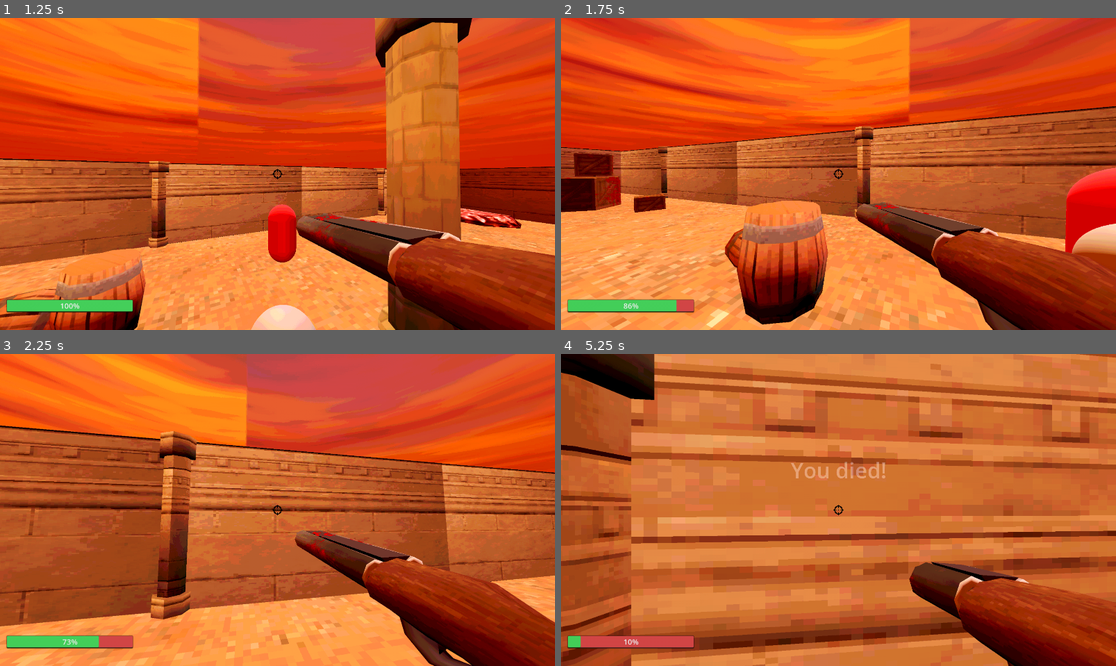
Above: before the commit, frames 1-4 (two rows, left to right).
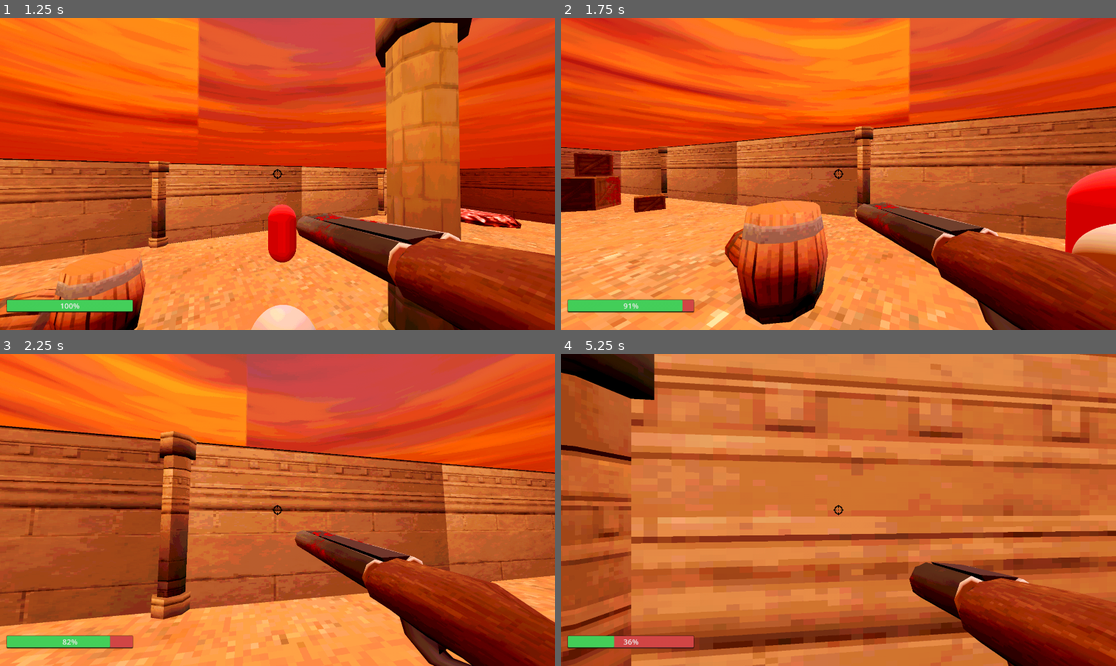
Above: after the commit, the same moments.

Repository: dalton-f/bloodsport
Game: Godot game, scene res://Entities/World/World.tscn
The game is run twice, just before and just after one commit, with the same random seed, the same clock (stepped at 60 frames per second) and the same inputs.
Inputs (mouse positions are in pixels of both pictures, inside the frame that each line leads up to):
- Up to frame 1 (1.25 s): move the mouse to (305, 174) at 0.52 s; press the mouse at (305, 174) at 0.53 s; hold W (up) from 0.53 s (still down); tap Space (jump) at 0.77 s
- Up to frame 2 (1.75 s): keep holding W (up); move the mouse to (810, 174) at 1.27 s; release the mouse at (810, 174) at 1.28 s; click (810, 174) at 1.35 s; tap Space (jump) at 1.52 s
- Up to frame 3 (2.25 s): keep holding W (up); move the mouse to (288, 503) at 2.02 s; hold Shift (sprint) from 2.03 s (still down)
- Up to frame 4 (5.25 s): keep holding W (up); click (849, 503) at 2.3 s; move the mouse to (832, 516) at 2.77 s; release Shift (sprint) at 2.78 s; click (832, 516) at 2.85 s; tap Space (jump) at 3.02, 3.77, 4.52 s; move the mouse to (877, 513) at 3.52 s; press the mouse at (877, 513) at 3.53 s; move the mouse to (794, 506) at 4.27 s; release the mouse at (794, 506) at 4.28 s; tap Shift (sprint) at 4.35 s; click (794, 506) at 4.55 s; move the mouse to (844, 510) at 5.02 s; press the mouse at (844, 510) at 5.03 s

Frame 1 is identical in both runs. In frame 2, less than 0.1% of the frame differs, in the area x 11-22%, y 90-95%; in frame 3, 0.1%; in frame 4, 0.6%, in the area x 3-59%, y 34-95%.

Commit message:
Damage indicators

Diff:
--- a/Entities/Components/HealthComponent/HealthComponent.gd
+++ b/Entities/Components/HealthComponent/HealthComponent.gd
@@ -15,10 +15,12 @@
 
 var _regeneration_timer: float = 0.0
 var _can_regenerate: bool = true
+var _regen_accumulator: float = 0.0
 
 signal health_changed(new_health: int)
 signal died
-signal damage_taken
+signal damage_taken(amount: int)
+signal healed(amount: float)
 
 func _ready() -> void:
 	current_health = max_health
@@ -36,9 +38,10 @@
 
 	if _can_regenerate and current_health < max_health:
 		current_health = min(current_health + natural_regeneration_rate * delta, max_health)
+
 		emit_signal("health_changed", current_health)
+
 		return
-
 
 	# Count timer down if player has just taken damage (ie. _can_regenerate is false)
 	_regeneration_timer = max(_regeneration_timer - delta, 0.0)
@@ -49,7 +52,7 @@
 func damage(amount: int) -> void:
 	current_health = current_health - amount
 	emit_signal("health_changed", current_health)
-	emit_signal("damage_taken")
+	emit_signal("damage_taken", amount)
 
 	if current_health <= 0:
 		emit_signal("died")
@@ -59,9 +62,9 @@
 	_regeneration_timer = regeneration_delay
 
 func heal(amount: int) -> void:
-	print("healing from ", current_health, " up to ", current_health + amount)
 	current_health = min(current_health + amount, max_health)
 	emit_signal("health_changed", current_health)
+	emit_signal("healed", amount)
 
 func has_died() -> bool:
 	return current_health <= 0
--- /dev/null
+++ b/Entities/Enemies/DamageIndicator.gd
@@ -0,0 +1,47 @@
+extends Node3D
+
+@export var font_size := 80
+@export var label_range := 2
+@export var animation_duration := 1.5
+
+func create_indicator_label(value):
+	var indicatorLabel = _get_custom_label_3d(value)
+
+	add_child(indicatorLabel)
+	indicatorLabel.global_position = global_position
+
+	_tween_indicator(indicatorLabel)
+
+func _get_custom_label_3d(value):
+	var label := Label3D.new()
+	label.text = ("%+.2f" % value)
+	label.font_size = font_size
+	label.outline_size = font_size / 2
+
+	label.modulate = _get_indicator_color(value)
+	label.billboard = BaseMaterial3D.BILLBOARD_ENABLED
+	label.no_depth_test = true
+
+	return label
+
+func _get_indicator_color(value):
+	if  value > 0: return Color.GREEN
+	elif value < 0: return Color.RED
+	else: return Color.GRAY
+
+func _tween_indicator(label):
+	var tween = create_tween()
+
+	var randomTargetPosition = Vector3(
+		randf_range(-label_range, label_range),
+		randf_range(-label_range, label_range),
+		randf_range(-label_range, label_range)
+		)
+
+	tween.tween_property(label, "position", label.global_position + randomTargetPosition, animation_duration)
+	tween.parallel()
+	tween.tween_property(label, "modulate:a", 0, animation_duration)
+	tween.parallel()
+	tween.tween_property(label, "outline_modulate:a", 0, animation_duration)
+
+	tween.tween_callback(label.queue_free)
--- /dev/null
+++ b/Entities/Enemies/DamageIndicator.tscn
@@ -0,0 +1,6 @@
+[gd_scene load_steps=2 format=3 uid="uid://edtsqg56x1g1"]
+
+[ext_resource type="Script" uid="uid://d0rx065c3wa7r" path="res://Entities/Enemies/DamageIndicator.gd" id="1_2agqy"]
+
+[node name="DamageIndicator" type="Node3D"]
+script = ExtResource("1_2agqy")
--- a/Entities/Enemies/Enemy.gd
+++ b/Entities/Enemies/Enemy.gd
@@ -9,10 +9,10 @@
 
 const SHOOTING_RANGE = 10
 const SHOOT_COOLDOWN = 0.65
-const DAMAGE = 15
 
 @onready var health_component = $HealthComponent
 @onready var nav_agent = $NavigationAgent3D
+@onready var damage_indicator = $DamageIndicator
 
 @export var ProjectileScene: PackedScene
 
@@ -21,7 +21,7 @@
 
 func _ready():
 	health_component.connect("died", Callable(self, "_on_died"), CONNECT_ONE_SHOT)
-	health_component.connect("health_changed", Callable(self, "_update_health_indicators"))
+	health_component.connect("damage_taken", Callable(self, "_on_damage_taken"))
 
 	add_to_group("enemies")
 
@@ -90,16 +90,13 @@
 	if player == null:
 		return
 
-	# Spawn projectile
 	var projectile = ProjectileScene.instantiate()
 	get_tree().current_scene.add_child(projectile)
 
-	# Position projectile at enemy's position
 	projectile.global_transform.origin = global_transform.origin
 
-	# Calculate direction toward player
 	var direction = (player.global_transform.origin - global_transform.origin).normalized()
 	projectile.velocity = direction * projectile.speed
 
-func _update_health_indicators(current_health):
-	pass
+func _on_damage_taken(amount: float) -> void:
+	damage_indicator.create_indicator_label(-amount)
--- a/Entities/Enemies/Enemy.tscn
+++ b/Entities/Enemies/Enemy.tscn
@@ -1,8 +1,9 @@
-[gd_scene load_steps=7 format=3 uid="uid://dl34grdr2ffx"]
+[gd_scene load_steps=8 format=3 uid="uid://dl34grdr2ffx"]
 
 [ext_resource type="Script" uid="uid://yxjmunrene8x" path="res://Entities/Enemies/Enemy.gd" id="1_da0hj"]
 [ext_resource type="PackedScene" uid="uid://bqu265gwb7udo" path="res://Entities/Components/HealthComponent/HealthComponent.tscn" id="1_ttlo4"]
 [ext_resource type="PackedScene" uid="uid://ofllasc24q21" path="res://Entities/Enemies/Projectile.tscn" id="2_fln2h"]
+[ext_resource type="PackedScene" uid="uid://edtsqg56x1g1" path="res://Entities/Enemies/DamageIndicator.tscn" id="4_yxp7e"]
 
 [sub_resource type="StandardMaterial3D" id="StandardMaterial3D_a6hx2"]
 albedo_color = Color(1, 0, 0, 1)
@@ -27,3 +28,5 @@
 natural_regeneration_rate = 10
 
 [node name="NavigationAgent3D" type="NavigationAgent3D" parent="."]
+
+[node name="DamageIndicator" parent="." instance=ExtResource("4_yxp7e")]
--- a/Entities/Enemies/Projectile.gd
+++ b/Entities/Enemies/Projectile.gd
@@ -2,7 +2,7 @@
 
 @export var speed: float = 20.0
 @export var lifetime: float = 5
-@export var damage: int = 15
+@export var damage: int = 10
 
 var velocity: Vector3 = Vector3.ZERO
 
--- a/Entities/Player/Player.gd
+++ b/Entities/Player/Player.gd
@@ -175,5 +175,5 @@
 	tween.tween_interval(0.2)
 	tween.tween_property(center_label, "modulate:a", 0.0, 0.5)
 
-func _damage_effect():
+func _damage_effect(_amount):
 	camera._camera_shake(0.2, 0.06)
Not shown, added: Entities/Enemies/DamageIndicator.gd.uid
